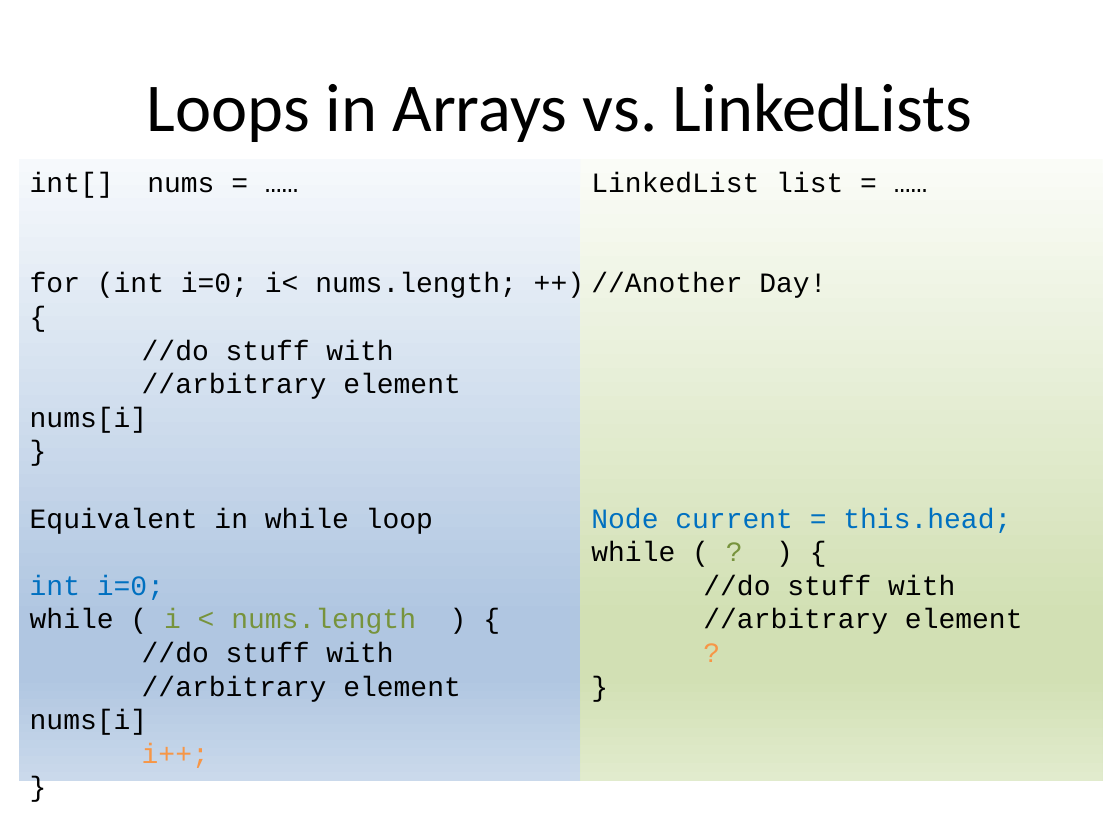
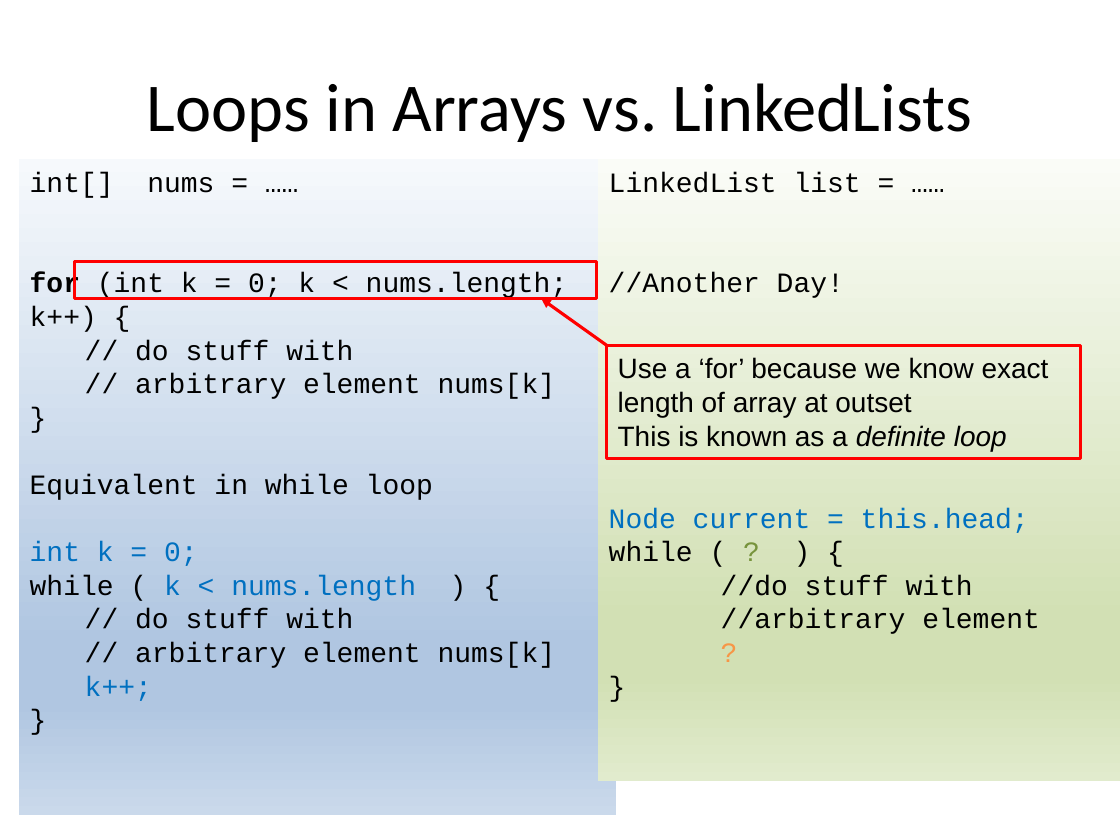
Before and after one commit to RHIT-CSSE/csse220, a slide deck: slide 9 of ClassMaterials/LinkedLists/Slides/LinkedLists.pptx (slide 7 before the commit). Drawn at 1120x840 pixels with LibreOffice and Linux fonts; fonts in the diff are those of the drawing. Boxes give left, top, right and bottom in pixels: in the first picture for what was removed or moved away, otherwise in the second. Text is boxed around its words. In the diff, an @@ line names an element or a change of style, - is before the commit and + after.

```diff
--- a/ClassMaterials/LinkedLists/Slides/LinkedLists.pptx
+++ b/ClassMaterials/LinkedLists/Slides/LinkedLists.pptx
@@ rectangle "int[] nums = ……": place and size @@
-rectangle "int[] nums = ……" at box(19, 159, 598, 781)
+rectangle "int[] nums = ……" at box(19, 159, 616, 815)
@@ rectangle "LinkedList list = ……": place and size @@
-rectangle "LinkedList list = ……" at box(580, 159, 1102, 781)
+rectangle "LinkedList list = ……" at box(598, 159, 1120, 781)
@@ rectangle added at box(75, 261, 597, 298), outline #FF0000 2 pt @@
@@ text in rectangle at box(30, 273, 568, 399): text changed @@
-for (int i=0; i< nums.length; ++) {
-//do stuff with
-//arbitrary element nums[i]
+for (int k = 0; k < nums.length; k++) {
+// do stuff with
+// arbitrary element nums[k]
@@ arrow added from (607, 345) to (541, 299), #FF0000 2 pt @@
@@ rectangle added at box(607, 345, 1081, 458), outline #FF0000 2 pt @@
@@ text added at box(618, 357, 1049, 451), 18 pt, text #000000 @@
+Use a ‘for’ because we know exact length of array at outset
+This is known as a definite loop
@@ text in rectangle at box(30, 541, 556, 701): text changed @@
-int i=0;
-while ( i < nums.length ) {
-//do stuff with
-//arbitrary element nums[i]
-i++;
+int k = 0;
+while ( k < nums.length ) {
+// do stuff with
+// arbitrary element nums[k]
+k++;
```
Also in this commit, not shown: 7 other slides changed, 9 slides added, 3 slides removed.
